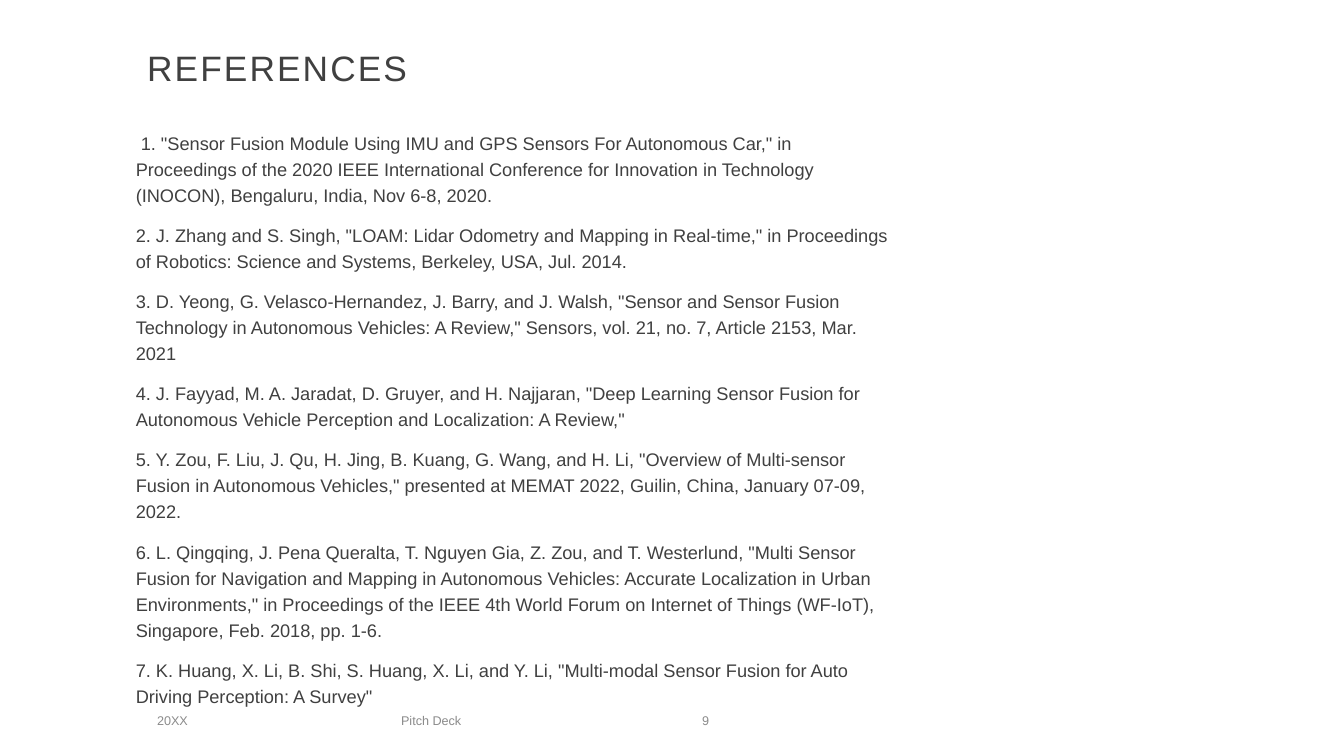
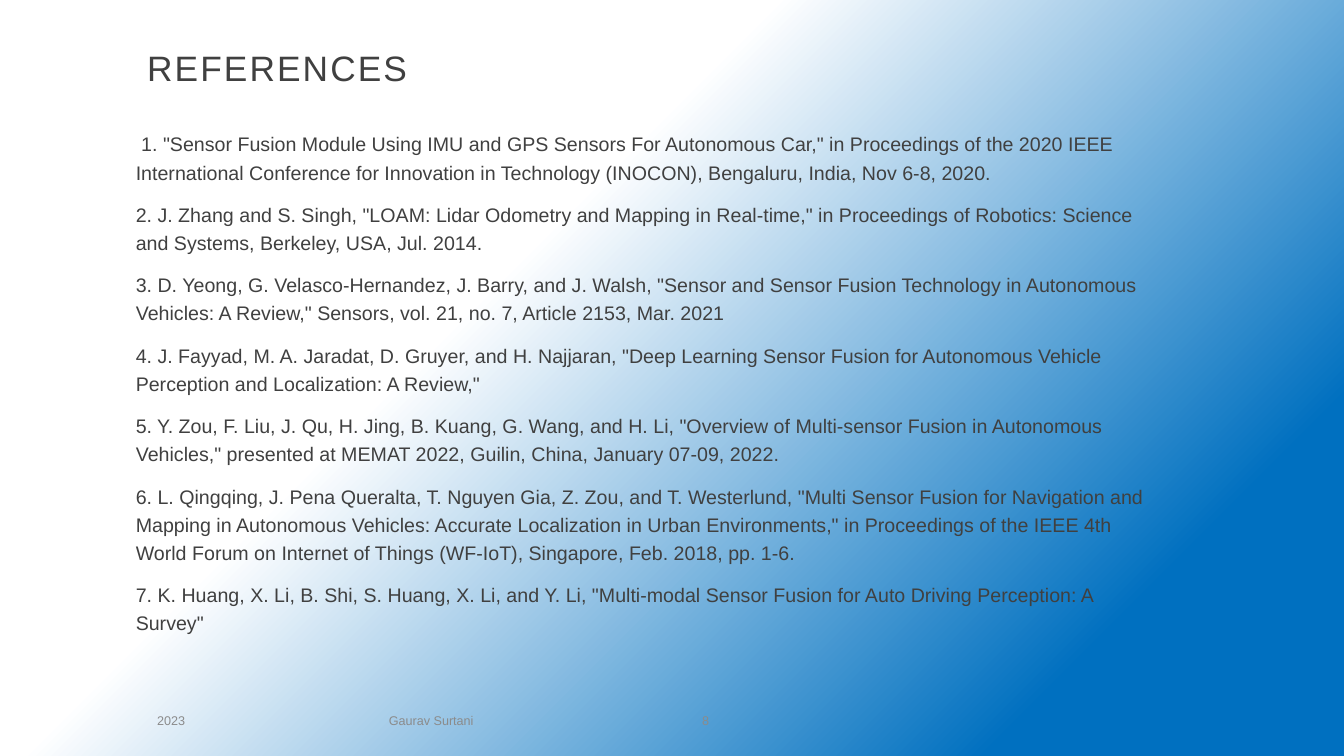
Before and after one commit to gauravsurtani/AI-and-Data-Engineering, a slide deck: slide 8 of Final_Project/Project Proposal/Project-Proposal-Presentation.pptx (slide 9 before the commit). Drawn at 1344x756 pixels with LibreOffice and Linux fonts; fonts in the diff are those of the drawing; background and template pictures are left out. Boxes give left, top, right and bottom in pixels: in the first picture for what was removed or moved away, otherwise in the second. Text is boxed around its words. In the diff, an @@ line names an element or a change of style, - is before the commit and + after.

```diff
--- a/Final_Project/Project Proposal/Project-Proposal-Presentation.pptx
+++ b/Final_Project/Project Proposal/Project-Proposal-Presentation.pptx
@@ background #FFFFFF to gradient #FFFFFF to #0070C0 @@
@@ text "1. "Sensor Fusion Module Using ..." at bbox=[136, 136, 1143, 634]: size 12.9 to 14 pt @@
@@ text at bbox=[157, 716, 185, 725]: text changed @@
-20XX
+2023
@@ text at bbox=[389, 716, 474, 725]: text changed @@
-Pitch Deck
+Gaurav Surtani
@@ page number removed at bbox=[702, 716, 709, 725] @@
-9
```
Also in this commit, not shown: 7 other slides changed, 1 slide removed, 33 other files.
